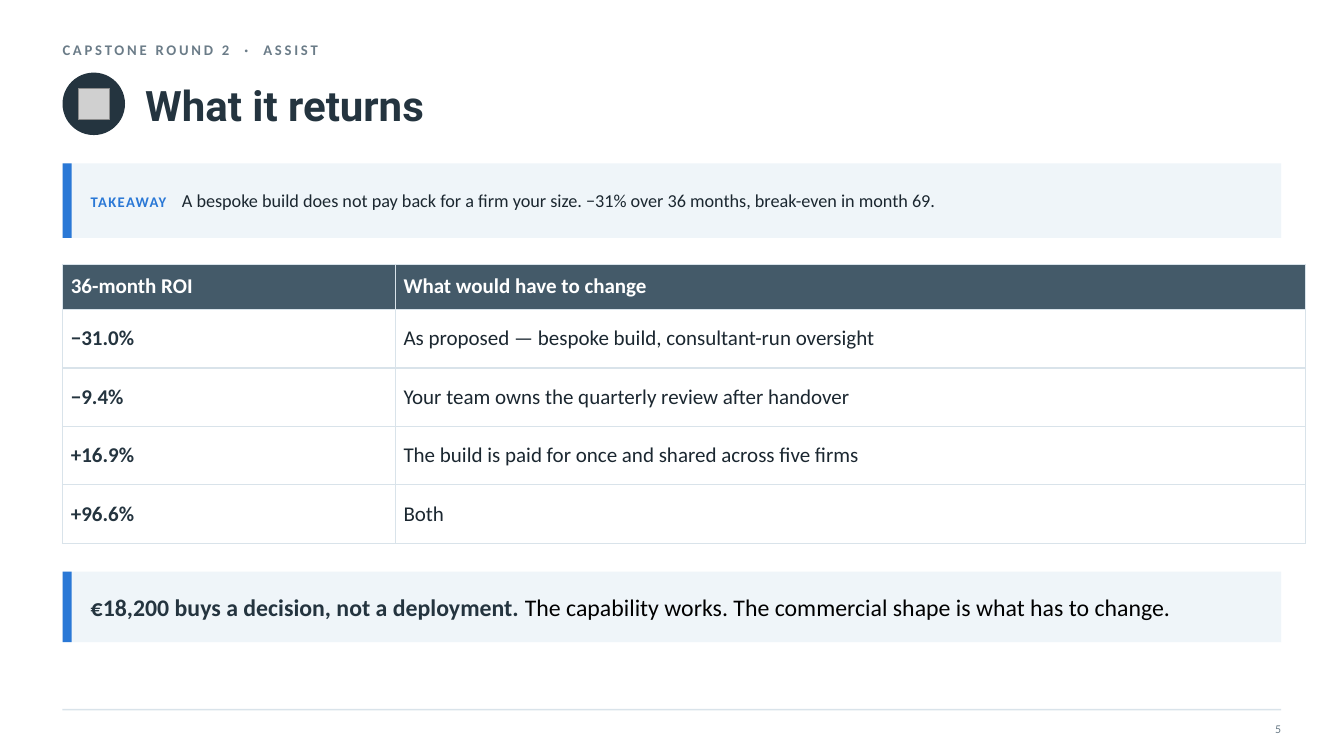
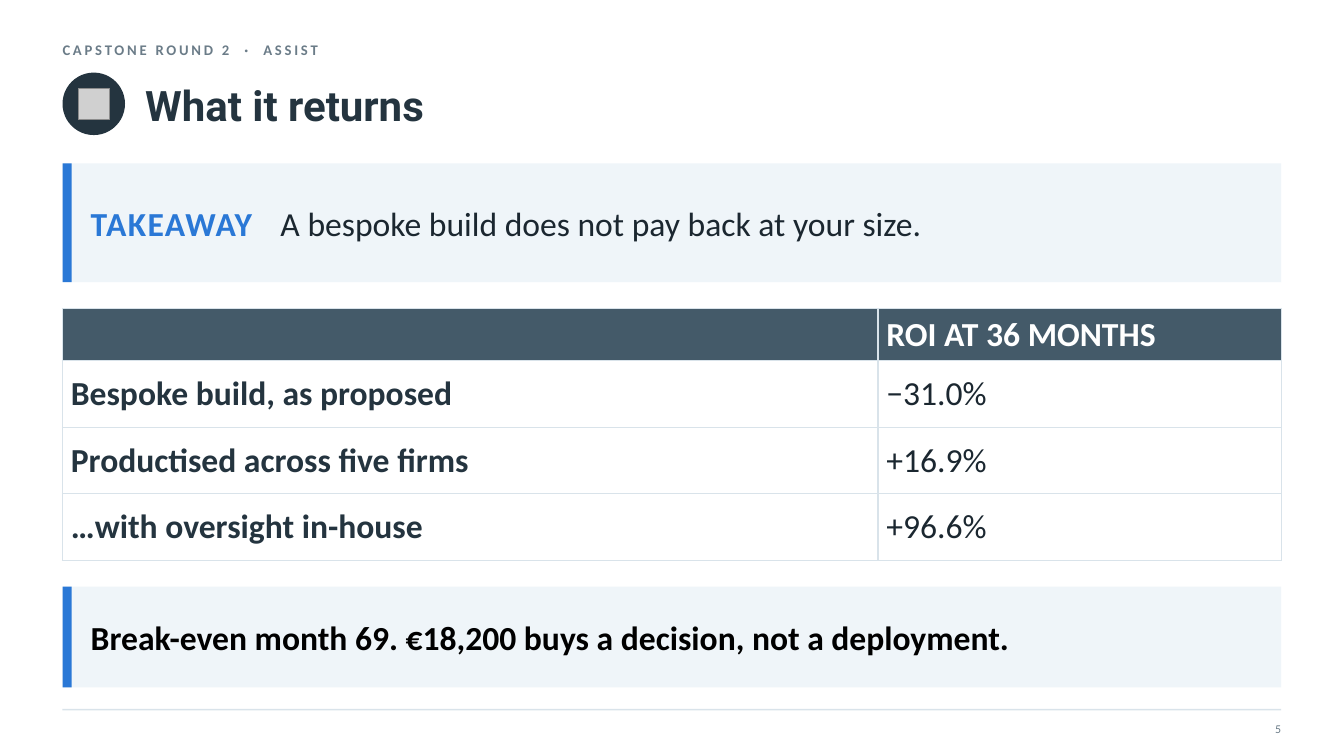
Before and after one commit to nyelugo/PROJECT-Capstone-AI-Consulting, a slide deck: slide 6 of presentation.pptx. Drawn at 1344x756 pixels with LibreOffice and Linux fonts; fonts in the diff are those of the drawing; grey boxes stand for pictures. Boxes give left, top, right and bottom in pixels: in the first picture for what was removed or moved away, otherwise in the second. Text is boxed around its words. In the diff, an @@ line names an element or a change of style, - is before the commit and + after.

```diff
--- a/presentation.pptx
+++ b/presentation.pptx
@@ rectangle: place and size @@
-rectangle at <box>63,163,1281,238</box>
+rectangle at <box>63,163,1281,282</box>
@@ rectangle: place and size @@
-rectangle at <box>63,163,72,238</box>
+rectangle at <box>63,163,72,282</box>
@@ text at <box>91,212,922,242</box>: text changed; size 13 to 24 pt @@
-TAKEAWAY A bespoke build does not pay back for a firm your size. −31% over 36 months, break-even in month 69.
+TAKEAWAY A bespoke build does not pay back at your size.
@@ table at <box>63,309,1281,548</box> @@
-row 1: 36-month ROI | What would have to change
-row 2: −31.0% | As proposed — bespoke build, consultant-run oversight
-row 3: −9.4% | Your team owns the quarterly review after handover
-row 4: +16.9% | The build is paid for once and shared across five firms
-row 5: +96.6% | Both
+row 1:  | ROI AT 36 MONTHS
+row 2: Bespoke build, as proposed | −31.0%
+row 3: Productised across five firms | +16.9%
+row 4: …with oversight in-house | +96.6%
@@ table: place and size @@
-table at <box>63,264,1306,525</box>
+table at <box>63,309,1281,548</box>
@@ rectangle: place and size @@
-rectangle at <box>63,572,1281,642</box>
+rectangle at <box>63,587,1281,688</box>
@@ rectangle: place and size @@
-rectangle at <box>63,572,72,642</box>
+rectangle at <box>63,587,72,688</box>
@@ text at <box>91,626,1009,656</box>: text changed; size 17 to 24 pt; bold on @@
-€18,200 buys a decision, not a deployment. The capability works. The commercial shape is what has to change.
+Break-even month 69. €18,200 buys a decision, not a deployment.
```
Also in this commit, not shown: 16 other slides changed, 3 other files.
